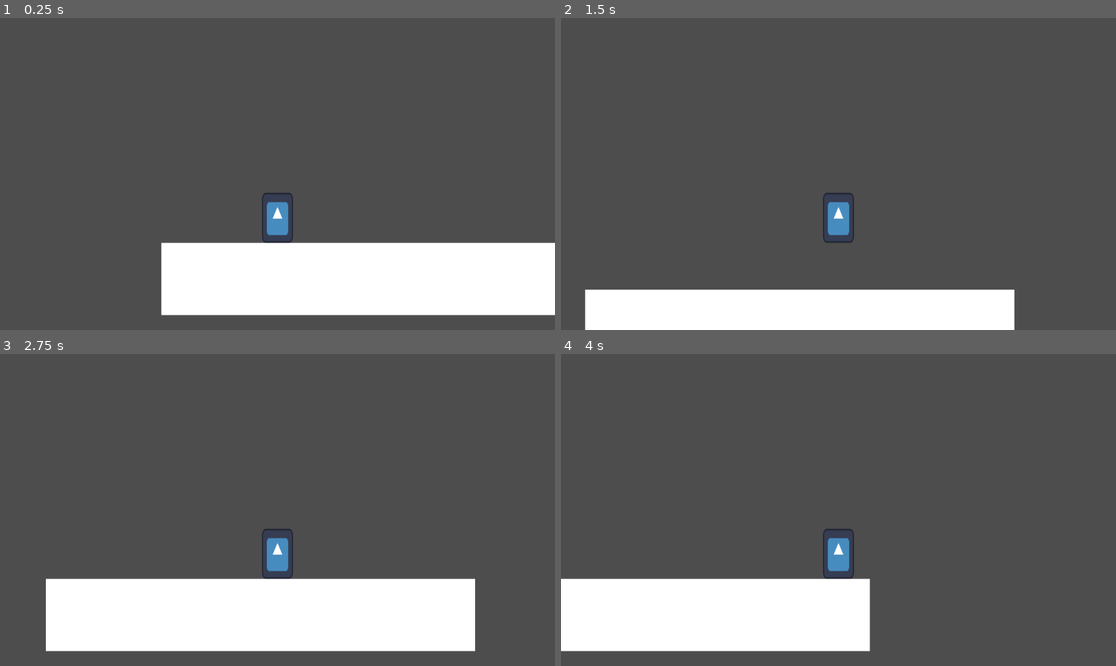
Above: before the commit, frames 1-4 (two rows, left to right).
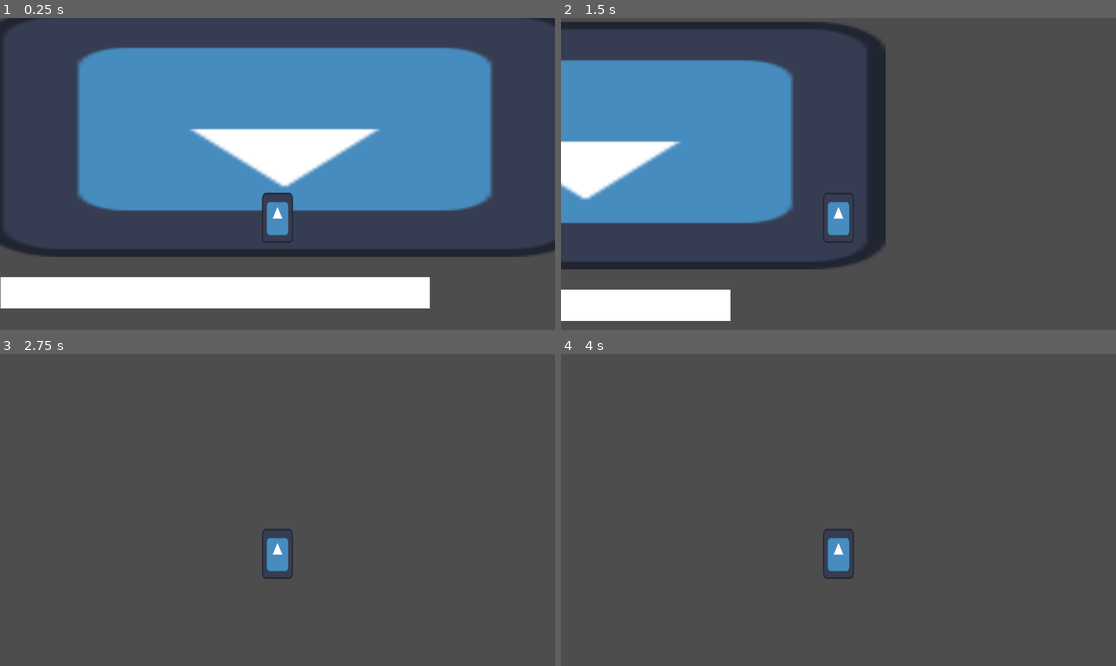
Above: after the commit, the same moments.

Repository: anniw544/PlatformerGodot
Game: Godot game, scene res://scenes/World.tscn
Two runs of this game, one before a commit and one after it. Both use one fixed random seed, a clock stepped at 60 frames per second and the inputs below. The engine's default icon, where the game draws it, is replaced by a stand-in: a white triangle on a blue panel in a dark square.
Inputs:
- Up to frame 1 (0.25 s): no input
- Up to frame 2 (1.5 s): hold D (move_right) from 0.53 s (still down); tap Shift (dash) at 0.6, 1.35 s; tap Space (jump) at 0.77 s
- Up to frame 3 (2.75 s): tap Space (jump) at 1.52 s; release D (move_right) at 2.03 s; hold A (move_left) from 2.03 s (still down); tap Shift (dash) at 2.1 s
- Up to frame 4 (4 s): release A (move_left) at 2.78 s; hold D (move_right) from 2.78 s (still down); tap Shift (dash) at 2.85, 3.6 s; tap Space (jump) at 3.02, 3.77 s

The runs differ from the first frame. In frame 1, 55% of the frame differs, in the area x 0-100%, y 0-96%; in frame 2, 35%; in frame 3, 18%; in frame 4, 13%.

Commit message:
finished dash, needs power adjustments

Diff:
--- a/GD_Root/platformer/project.godot
+++ b/GD_Root/platformer/project.godot
@@ -26,6 +26,7 @@
 "events": [Object(InputEventKey,"resource_local_to_scene":false,"resource_name":"","device":0,"window_id":0,"alt_presse …(189 unchanged characters)…
 , Object(InputEventJoypadMotion,"resource_local_to_scene":false,"resource_name":"","device":-1,"axis":0,"axis_value":-1.0,"script":null)
 , Object(InputEventKey,"resource_local_to_scene":false,"resource_name":"","device":-1,"window_id":0,"alt_pressed":false …(186 unchanged characters)…
+, Object(InputEventJoypadButton,"resource_local_to_scene":false,"resource_name":"","device":-1,"button_index":13,"pressure":0.0,"pressed":true,"script":null)
 ]
 }
 move_right={
@@ -33,6 +34,23 @@
 "events": [Object(InputEventKey,"resource_local_to_scene":false,"resource_name":"","device":-1,"window_id":0,"alt_press …(192 unchanged characters)…
 , Object(InputEventJoypadMotion,"resource_local_to_scene":false,"resource_name":"","device":-1,"axis":0,"axis_value":1.0,"script":null)
 , Object(InputEventKey,"resource_local_to_scene":false,"resource_name":"","device":-1,"window_id":0,"alt_pressed":false …(186 unchanged characters)…
+, Object(InputEventJoypadButton,"resource_local_to_scene":false,"resource_name":"","device":-1,"button_index":14,"pressure":0.0,"pressed":true,"script":null)
+]
+}
+move_up={
+"deadzone": 0.5,
+"events": [Object(InputEventKey,"resource_local_to_scene":false,"resource_name":"","device":-1,"window_id":0,"alt_pressed":false,"shift_pressed":false,"ctrl_pressed":false,"meta_pressed":false,"pressed":false,"keycode":0,"physical_keycode":87,"key_label":0,"unicode":119,"location":0,"echo":false,"script":null)
+, Object(InputEventKey,"resource_local_to_scene":false,"resource_name":"","device":-1,"window_id":0,"alt_pressed":false,"shift_pressed":false,"ctrl_pressed":false,"meta_pressed":false,"pressed":false,"keycode":0,"physical_keycode":4194320,"key_label":0,"unicode":0,"location":0,"echo":false,"script":null)
+, Object(InputEventJoypadMotion,"resource_local_to_scene":false,"resource_name":"","device":-1,"axis":1,"axis_value":-1.0,"script":null)
+, Object(InputEventJoypadButton,"resource_local_to_scene":false,"resource_name":"","device":-1,"button_index":11,"pressure":0.0,"pressed":true,"script":null)
+]
+}
+move_down={
+"deadzone": 0.5,
+"events": [Object(InputEventJoypadMotion,"resource_local_to_scene":false,"resource_name":"","device":-1,"axis":1,"axis_value":1.0,"script":null)
+, Object(InputEventKey,"resource_local_to_scene":false,"resource_name":"","device":-1,"window_id":0,"alt_pressed":false,"shift_pressed":false,"ctrl_pressed":false,"meta_pressed":false,"pressed":false,"keycode":0,"physical_keycode":83,"key_label":0,"unicode":115,"location":0,"echo":false,"script":null)
+, Object(InputEventKey,"resource_local_to_scene":false,"resource_name":"","device":-1,"window_id":0,"alt_pressed":false,"shift_pressed":false,"ctrl_pressed":false,"meta_pressed":false,"pressed":false,"keycode":0,"physical_keycode":4194322,"key_label":0,"unicode":0,"location":0,"echo":false,"script":null)
+, Object(InputEventJoypadButton,"resource_local_to_scene":false,"resource_name":"","device":-1,"button_index":12,"pressure":0.0,"pressed":true,"script":null)
 ]
 }
 jump={
@@ -47,17 +65,9 @@
 , Object(InputEventKey,"resource_local_to_scene":false,"resource_name":"","device":-1,"window_id":0,"alt_pressed":false …(186 unchanged characters)…
 ]
 }
-move_up={
+action_cancel={
 "deadzone": 0.5,
-"events": [Object(InputEventKey,"resource_local_to_scene":fa …(140 unchanged characters)… d":false,"keycode":0,"physical_keycode":87,"key_label":0,"unicode":119,"location":0,"echo":false,"script":null)
-, Object(InputEventKey,"resource_local_to_scene":false,"resource_name":"","device":-1,"window_id":0,"alt_pressed":false,"shift_pressed":false,"ctrl_pressed":false,"meta_pressed":false,"pressed":false,"keycode":0,"physical_keycode":4194320,"key_label":0,"unicode":0,"location":0,"echo":false,"script":null)
-, Object(InputEventJoypadMotion,"resource_local_to_scene":false,"resource_name":"","device":-1,"axis":1,"axis_value":-1.0,"script":null)
+"events": [Object(InputEventKey,"resource_local_to_scene":fa …(140 unchanged characters)… d":false,"keycode":0,"physical_keycode":70,"key_label":0,"unicode":102,"location":0,"echo":false,"script":null)
+, Object(InputEventJoypadButton,"resource_local_to_scene":false,"resource_name":"","device":-1,"button_index":1,"pressure":0.0,"pressed":true,"script":null)
 ]
 }
-move_down={
-"deadzone": 0.5,
-"events": [Object(InputEventJoypadMotion,"resource_local_to_scene":false,"resource_name":"","device":-1,"axis":1,"axis_value":1.0,"script":null)
-, Object(InputEventKey,"resource_local_to_scene":false,"resource_name":"","device":-1,"window_id":0,"alt_pressed":false,"shift_pressed":false,"ctrl_pressed":false,"meta_pressed":false,"pressed":false,"keycode":0,"physical_keycode":83,"key_label":0,"unicode":115,"location":0,"echo":false,"script":null)
-, Object(InputEventKey,"resource_local_to_scene":false,"resource_name":"","device":-1,"window_id":0,"alt_pressed":false,"shift_pressed":false,"ctrl_pressed":false,"meta_pressed":false,"pressed":false,"keycode":0,"physical_keycode":4194322,"key_label":0,"unicode":0,"location":0,"echo":false,"script":null)
-]
-}
--- a/GD_Root/platformer/scenes/World.tscn
+++ b/GD_Root/platformer/scenes/World.tscn
@@ -1,24 +1,34 @@
-[gd_scene load_steps=4 format=3 uid="uid://bxlx3fhw6djym"]
+[gd_scene load_steps=6 format=3 uid="uid://bxlx3fhw6djym"]
 
 [ext_resource type="PackedScene" uid="uid://ot5vj7ftajg" path="res://scenes/player.tscn" id="1_6y35u"]
+[ext_resource type="Texture2D" uid="uid://bb6a385qfpvwf" path="res://icon.svg" id="1_ckp6o"]
+
+[sub_resource type="QuadMesh" id="QuadMesh_uf5f2"]
 
 [sub_resource type="QuadMesh" id="QuadMesh_5x872"]
 
 [sub_resource type="RectangleShape2D" id="RectangleShape2D_u15oq"]
-size = Vector2(892, 149)
+size = Vector2(892, 66)
 
 [node name="World" type="Node2D"]
+
+[node name="MeshInstance2D" type="MeshInstance2D" parent="."]
+position = Vector2(562, 204)
+scale = Vector2(1246.5, 514.5)
+mesh = SubResource("QuadMesh_uf5f2")
+texture = ExtResource("1_ckp6o")
 
 [node name="Player" parent="." instance=ExtResource("1_6y35u")]
 position = Vector2(547, 373)
 
 [node name="Platform" type="StaticBody2D" parent="."]
+collision_layer = 3
 
 [node name="MeshInstance2D" type="MeshInstance2D" parent="Platform"]
-position = Vector2(752, 496)
-scale = Vector2(891, 150)
+position = Vector2(417.5, 535.5)
+scale = Vector2(891, 65)
 mesh = SubResource("QuadMesh_5x872")
 
 [node name="CollisionShape2D" type="CollisionShape2D" parent="Platform"]
-position = Vector2(752, 495.5)
+position = Vector2(417.5, 536)
 shape = SubResource("RectangleShape2D_u15oq")
--- a/GD_Root/platformer/scenes/player.tscn
+++ b/GD_Root/platformer/scenes/player.tscn
@@ -8,6 +8,7 @@
 
 [node name="Player" type="CharacterBody2D"]
 script = ExtResource("1_utvvd")
+dash_str = 2000
 
 [node name="CollisionShape2D" type="CollisionShape2D" parent="."]
 position = Vector2(0, -53)
--- a/GD_Root/platformer/scripts/player.gd
+++ b/GD_Root/platformer/scripts/player.gd
@@ -9,32 +9,37 @@
 @export var max_dash_ammount = 1
 var air_dash = 0
 var phy_disable = 0
+var freeze_frame = 0
 
-func wait(seconds: float) -> void:
-	await get_tree().create_timer(seconds).timeout
+
 
 func _physics_process(delta):
 	#Vertical gravity
-	if !phy_disable == 1:
-		if !is_on_floor():
-			velocity.y += gravity
-			if velocity.y > v_cap:
-				velocity.y = v_cap
+	if !is_on_floor():
+		velocity.y += gravity
+		if velocity.y > v_cap:
+			velocity.y = v_cap
+
 
 	#Horizontal drag
+	if phy_disable == 0:
 		if velocity.x > 0:
 			velocity.x -= drag
 		elif velocity.x <0:
 			velocity.x += drag
 
+
 	#Floor reset
 	if is_on_floor():
 		air_dash = max_dash_ammount
+		phy_disable = 0
+
 
 	#jump
 	if Input.is_action_just_pressed("jump"):
 		if is_on_floor():
 			velocity.y = -jump_force
+
 
 	#Dash
 	if Input.is_action_just_pressed("dash"):
@@ -45,11 +50,19 @@
 			velocity.y = Dvertical_direction * dash_str
 			air_dash -= 1
 			phy_disable = 1
-			wait(2)
-			phy_disable = 0
+
+
+	if Input.is_action_just_pressed("action_cancel"):
+		phy_disable = 0
+		#reset vert speed
+		velocity.y = 0
+
 
 	#Horizontal movement
-	if !phy_disable == 1:
+	if phy_disable == 0:
 		var horizontal_direction = Input.get_axis("move_left", "move_right")
 		velocity.x = speed * horizontal_direction
+
+
+	if freeze_frame == 0:
 		move_and_slide()
